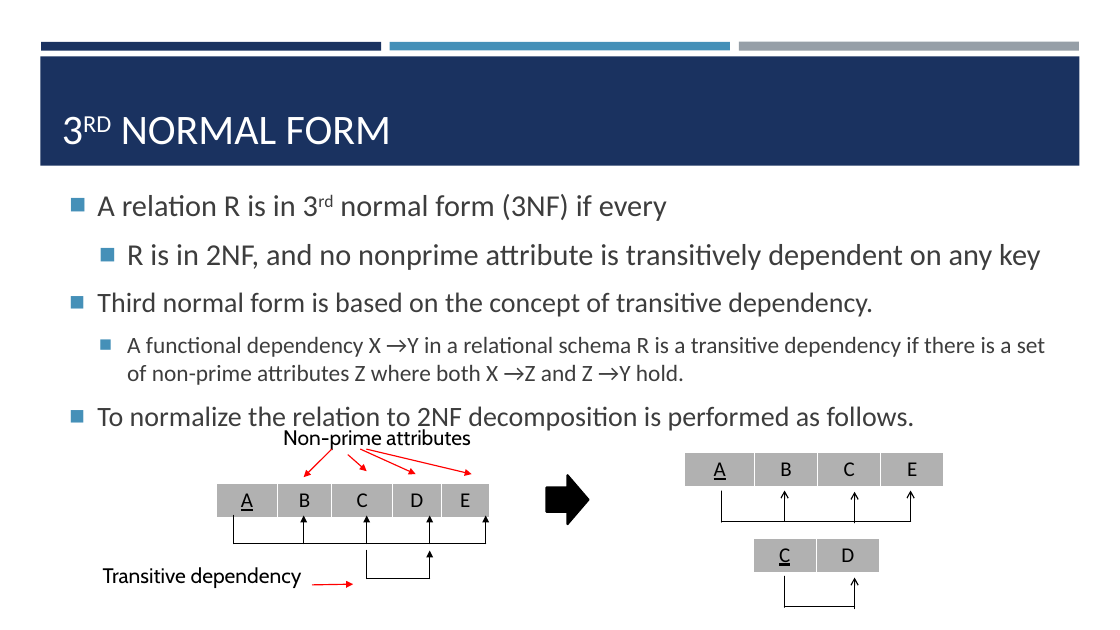
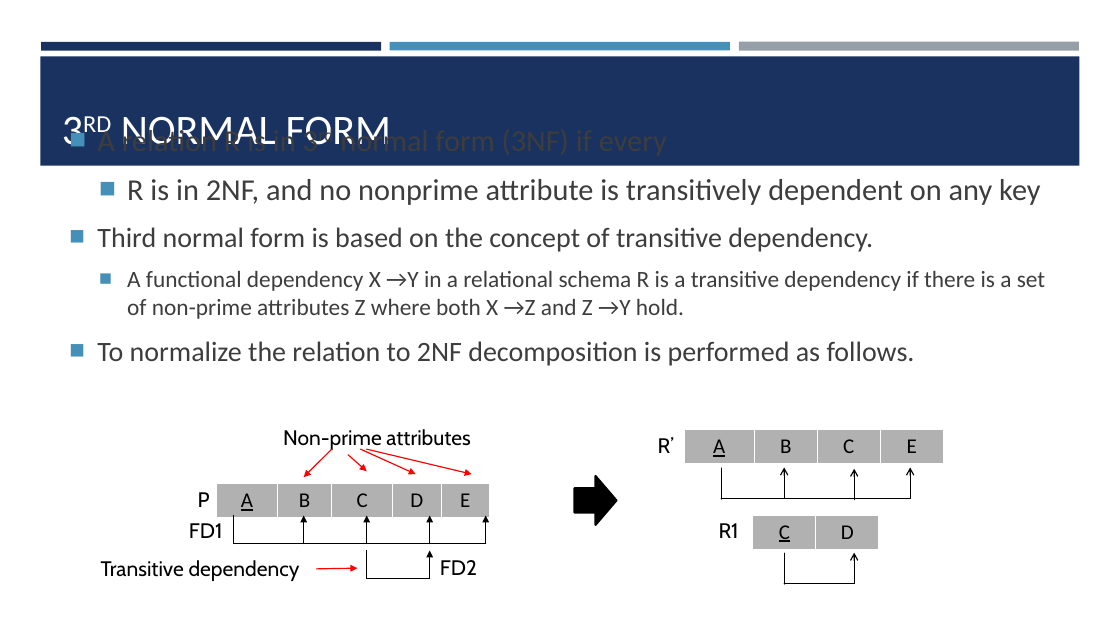
Before and after one commit to Obsidian-Notes-Manirenkan/IT2140-Database-Management, a slide deck: slide 23 of Lectures/Lecture 06 (Schema Refinement).pptx. Drawn at 1120x630 pixels with LibreOffice and Linux fonts; fonts in the diff are those of the drawing. Boxes give left, top, right and bottom in pixels: in the first picture for what was removed or moved away, otherwise in the second. Text is boxed around its words. In the diff, an @@ line names an element or a change of style, - is before the commit and + after.

```diff
--- a/Lectures/Lecture 06 (Schema Refinement).pptx
+++ b/Lectures/Lecture 06 (Schema Refinement).pptx
@@ text "A relation R is in ...": place and size @@
-text "A relation R is in ..." at bbox=[97, 194, 1045, 433]
+text "A relation R is in ..." at bbox=[97, 125, 1045, 366]
@@ text added at bbox=[658, 437, 674, 453], 18 pt, text #000000 @@
+R’
@@ right arrow: place and size @@
-right arrow at bbox=[547, 476, 589, 524]
+right arrow at bbox=[575, 476, 617, 525]
@@ text added at bbox=[198, 492, 210, 507], 18 pt, text #000000 @@
+P
@@ text added at bbox=[189, 523, 223, 538], 18 pt, text #000000 @@
+FD1
@@ text added at bbox=[719, 523, 739, 538], 18 pt, text #000000 @@
+R1
@@ text "Transitive dependency": place and size @@
-text "Transitive dependency" at bbox=[103, 567, 302, 588]
+text "Transitive dependency" at bbox=[101, 560, 300, 581]
@@ arrow moved from (313, 585) - (353, 584) to (317, 569) - (358, 568) @@
@@ text added at bbox=[440, 560, 477, 575], 18 pt, text #000000 @@
+FD2
@@ line moved from (785, 576) - (785, 607) to (785, 554) - (785, 584) @@
@@ 4 arrows, 3 lines, 2 tables: place and size @@
-4 arrows, 3 lines, 2 tables at bbox=[685, 453, 944, 608]
+4 arrows, 3 lines, 2 tables at bbox=[685, 429, 944, 584]
```
Also in this commit, not shown: 7 other slides changed, 40 other files.
